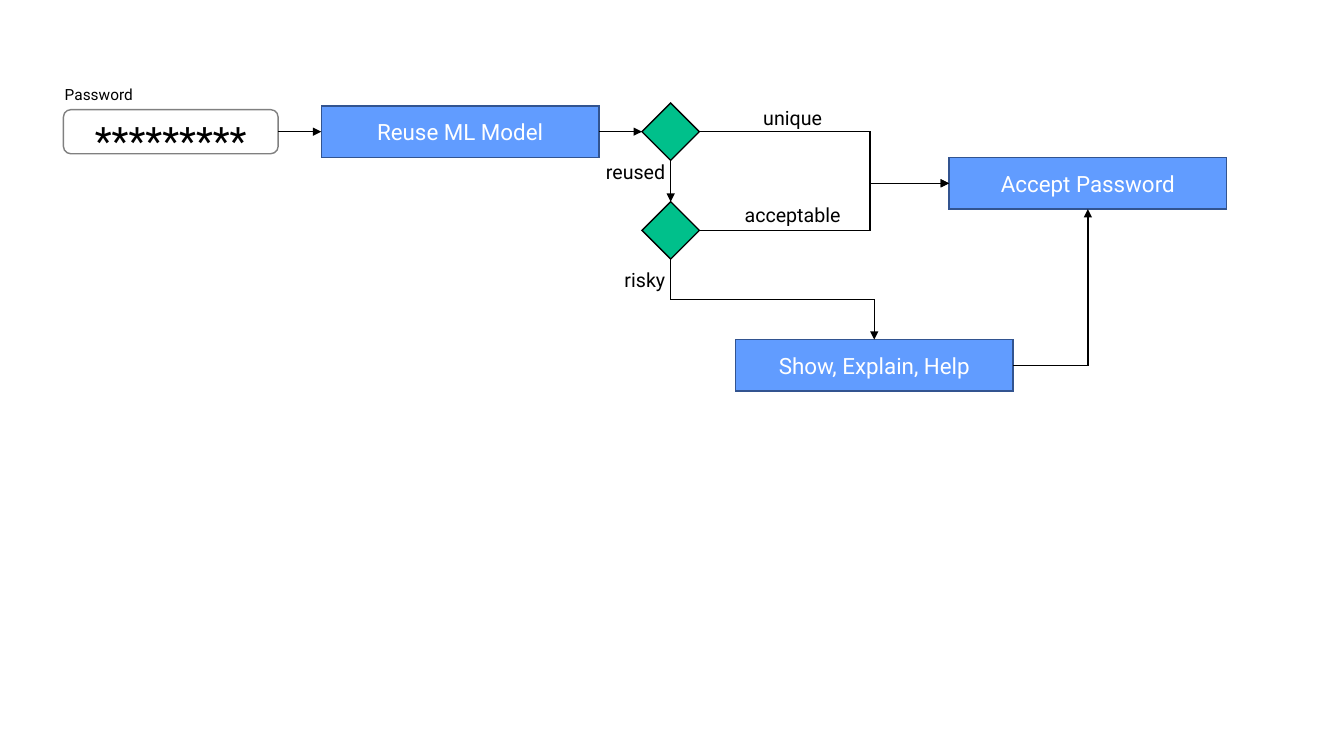
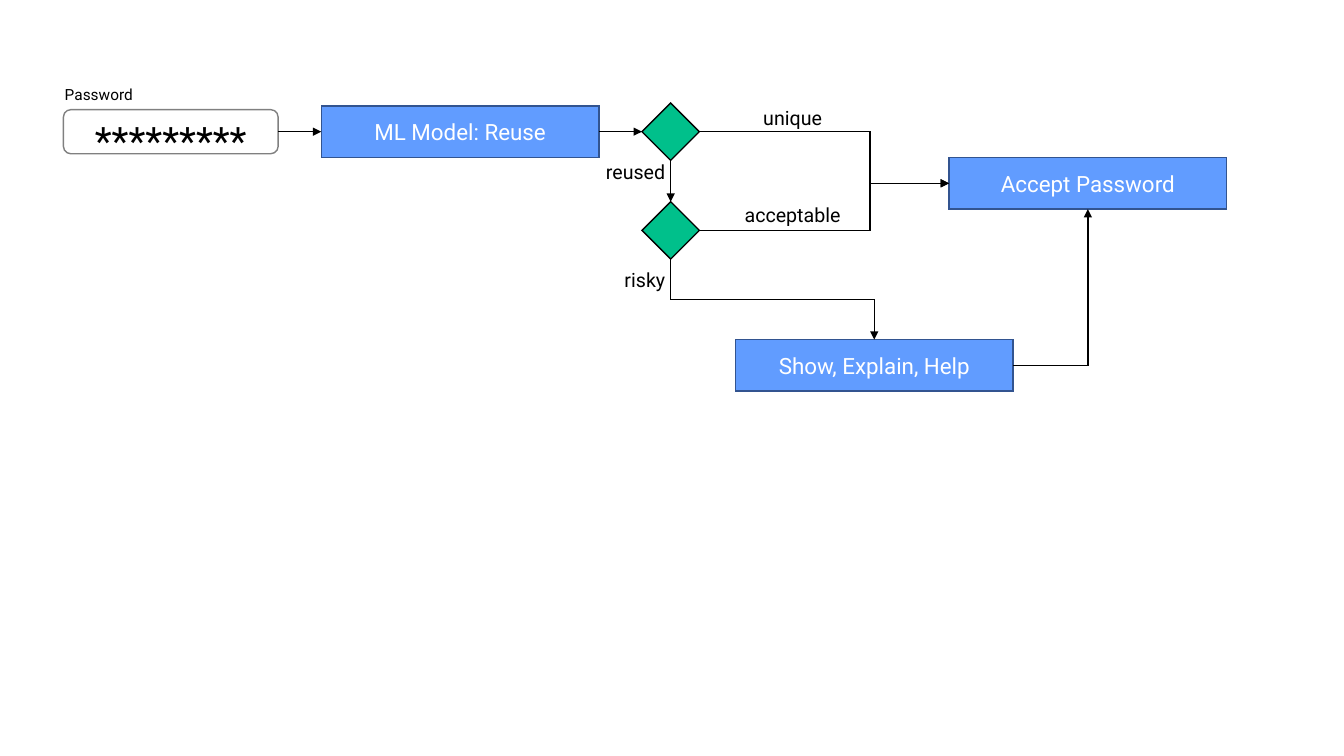
Before and after one commit to TobiasSeitz/Dissertation, a slide deck: slide 1 of raw/figures/summary/flow-chart.pptx. Drawn at 1344x756 pixels with LibreOffice and Linux fonts; fonts in the diff are those of the drawing. Boxes give left, top, right and bottom in pixels: in the first picture for what was removed or moved away, otherwise in the second. Text is boxed around its words. In the diff, an @@ line names an element or a change of style, - is before the commit and + after.

```diff
--- a/raw/figures/summary/flow-chart.pptx
+++ b/raw/figures/summary/flow-chart.pptx
@@ text in rectangle at [374, 123, 546, 140]: text changed @@
-Reuse ML Model
+ML Model: Reuse
```
Also in this commit, not shown: 5 other files.
